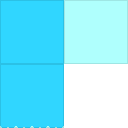
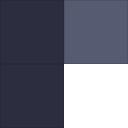
Two versions of the same layered image (w=128, h=128). Layer-by-layer changes:
added layer "Layer #1" above "ice" over [left=0, top=0, right=128, bottom=128]
hid "ice" over [left=0, top=0, right=128, bottom=128]
